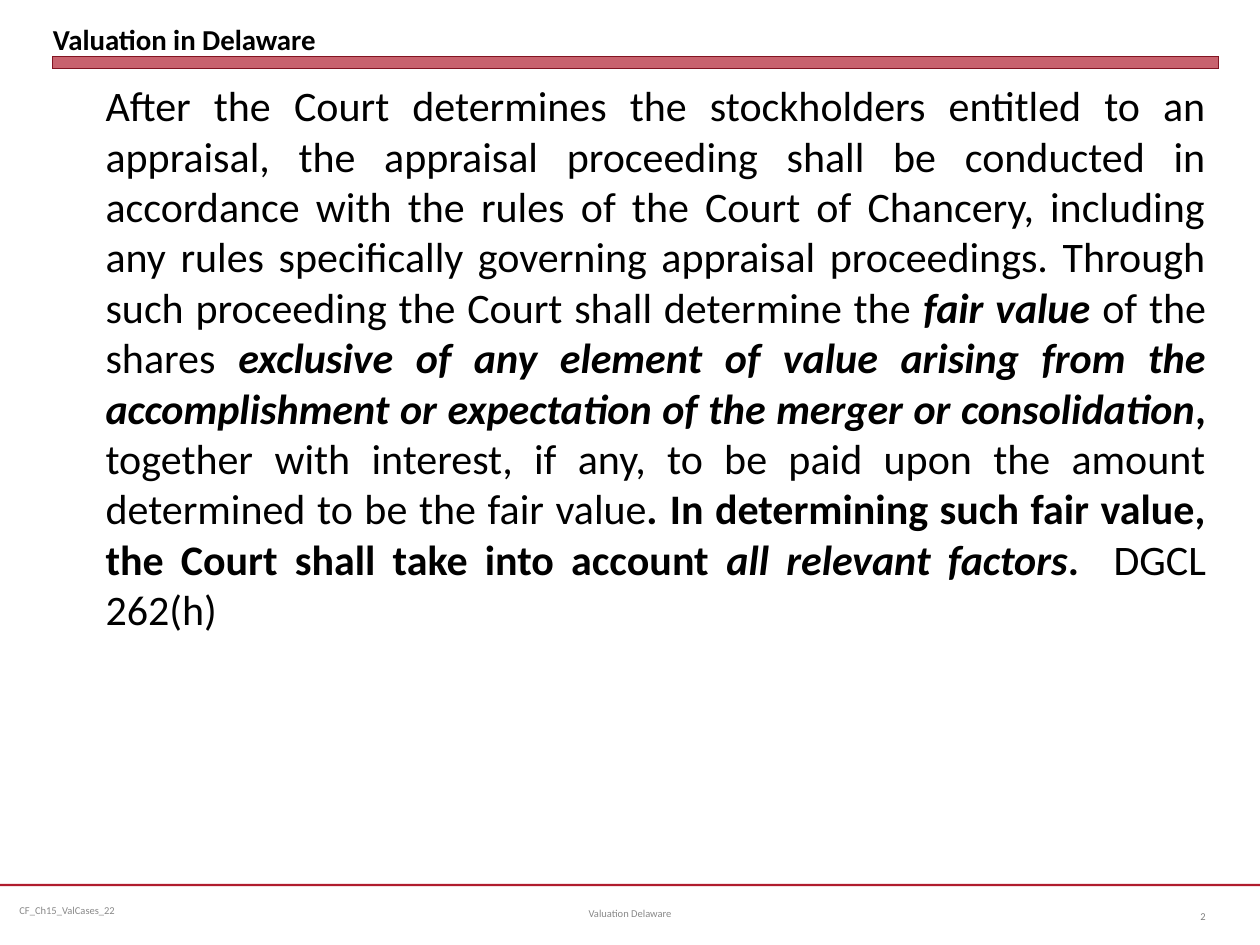
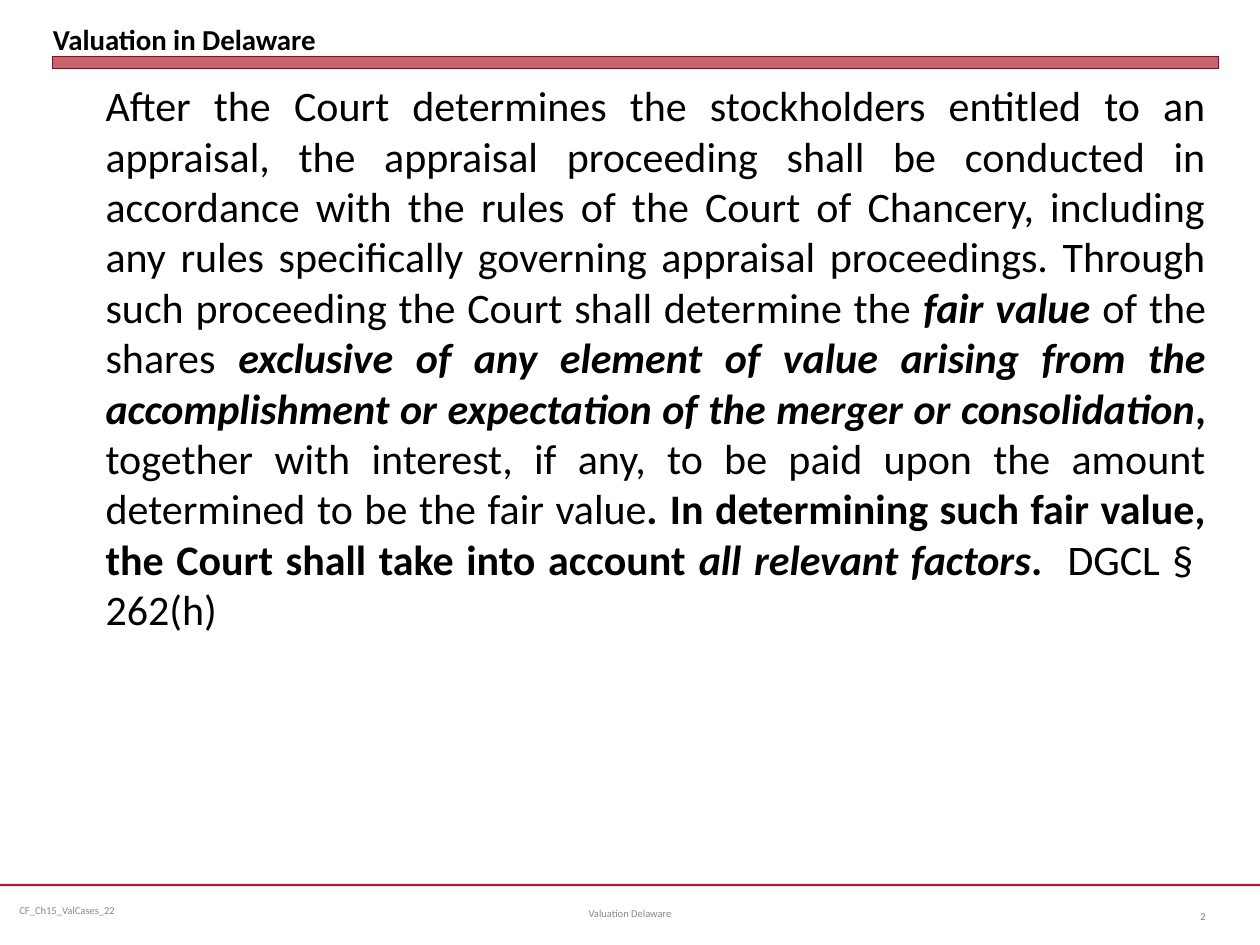
Before and after one commit to jmc877/Corporate-Finance, a slide deck: slide 2 of slides/CF_Ch15_ValCases_24.pptx. Drawn at 1260x945 pixels with LibreOffice and Linux fonts; fonts in the diff are those of the drawing. Boxes give left, top, right and bottom in pixels: in the first picture for what was removed or moved away, otherwise in the second. Text is boxed around its words. In the diff, an @@ line names an element or a change of style, - is before the commit and + after.

```diff
--- a/slides/CF_Ch15_ValCases_24.pptx
+++ b/slides/CF_Ch15_ValCases_24.pptx
@@ text at (106, 91, 1206, 631): text changed @@
-After the Court determines the stockholders entitled to an appraisal, the appraisal proceeding shall be conducted in accordance with the rules of the Court of Chancery, including any rules specifically governing appraisal proceedings. Through such proceeding the Court shall determine the fair value of the shares exclusive of any element of value arising from the accomplishment or expectation of the merger or consolidation, together with interest, if any, to be paid upon the amount determined to be the fair value. In determining such fair value, the Court shall take into account all relevant factors. DGCL 262(h)
+After the Court determines the stockholders entitled to an appraisal, the appraisal proceeding shall be conducted in accordance with the rules of the Court of Chancery, including any rules specifically governing appraisal proceedings. Through such proceeding the Court shall determine the fair value of the shares exclusive of any element of value arising from the accomplishment or expectation of the merger or consolidation, together with interest, if any, to be paid upon the amount determined to be the fair value. In determining such fair value, the Court shall take into account all relevant factors. DGCL § 262(h)
```
Also in this commit, not shown: 5 other slides changed, 3 other files.
